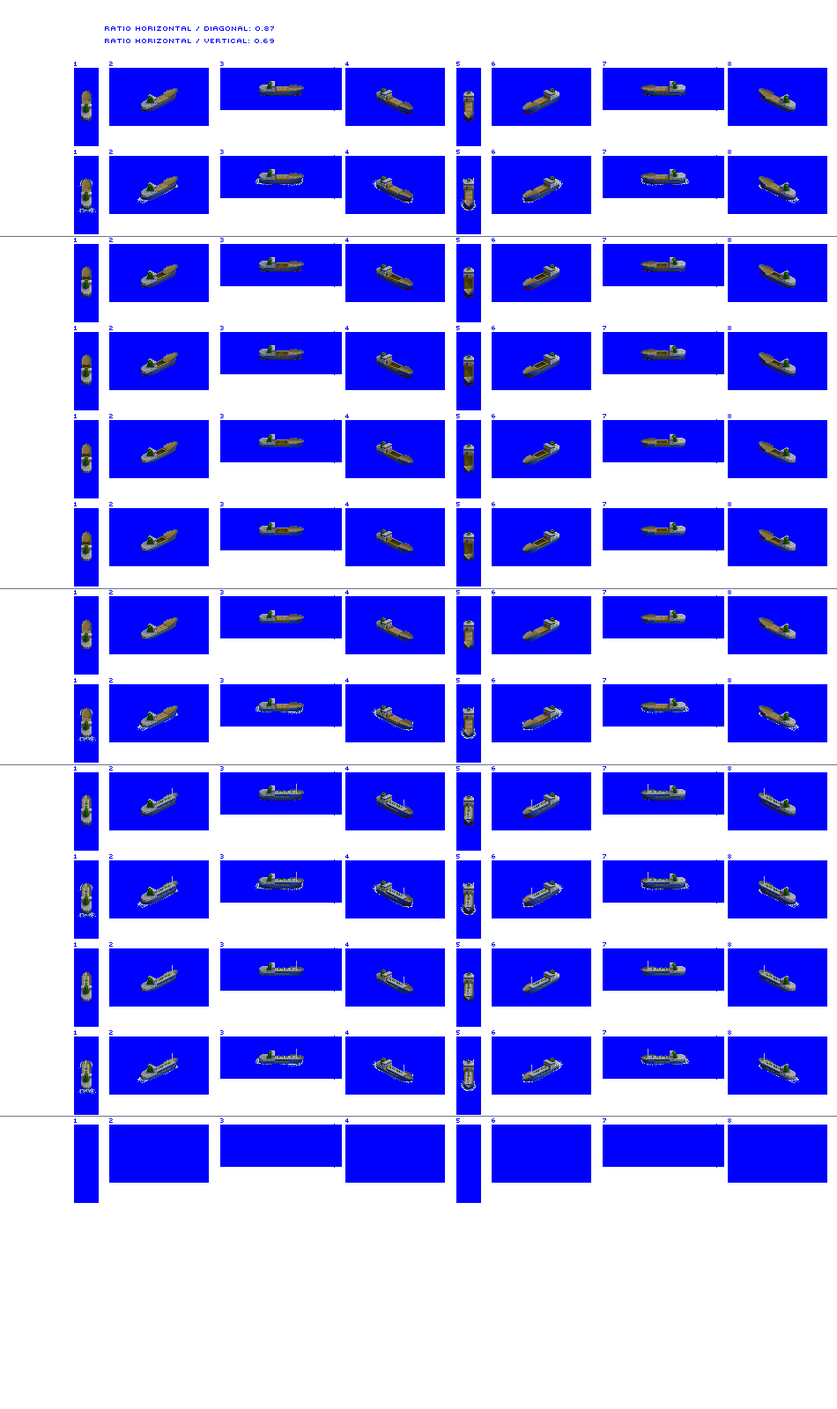
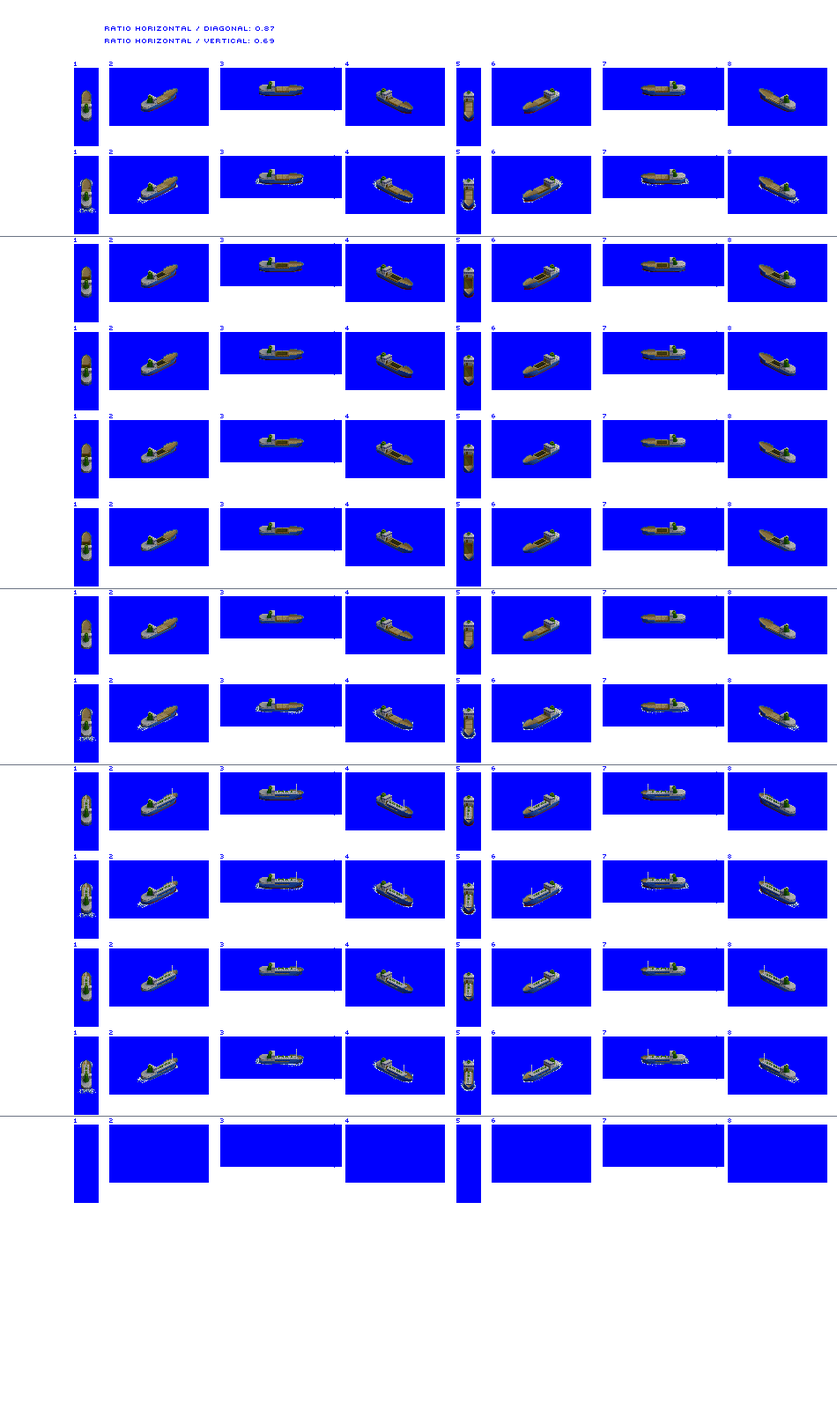
Layer changes from the first 837 x 1409 image to the second:
painted on "Small Trader" over [81, 97, 781, 1090]
